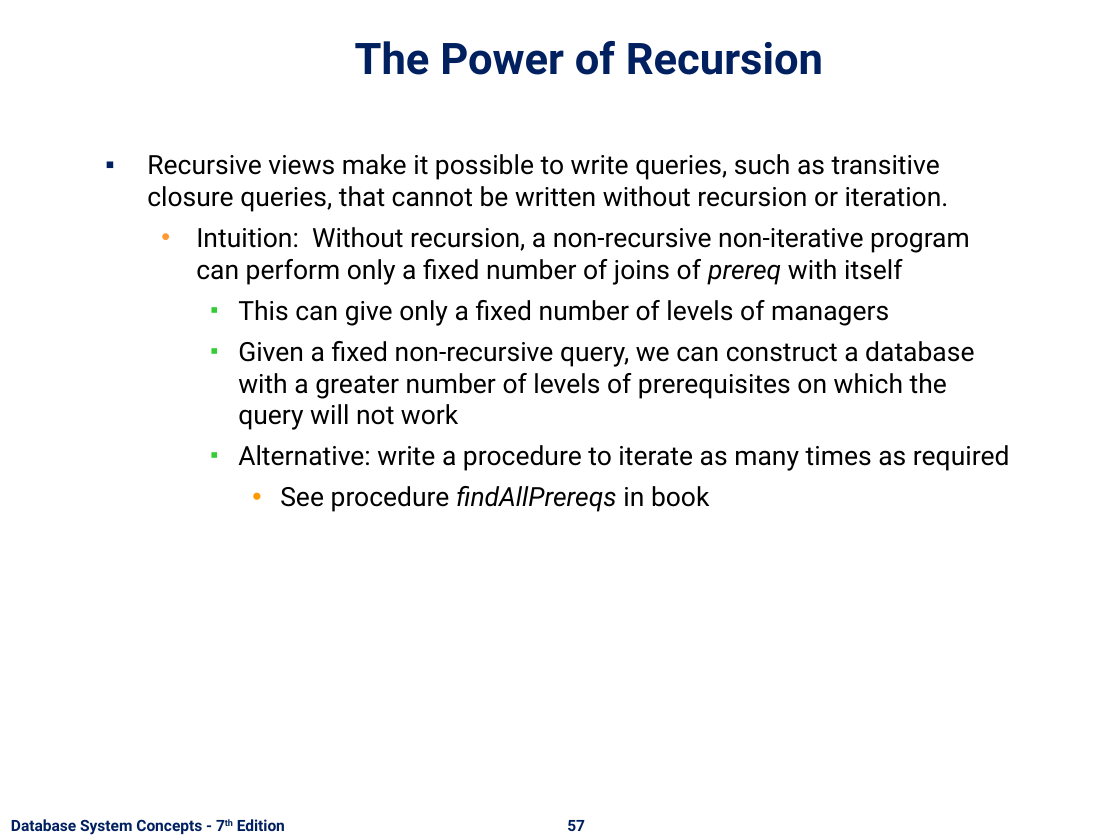
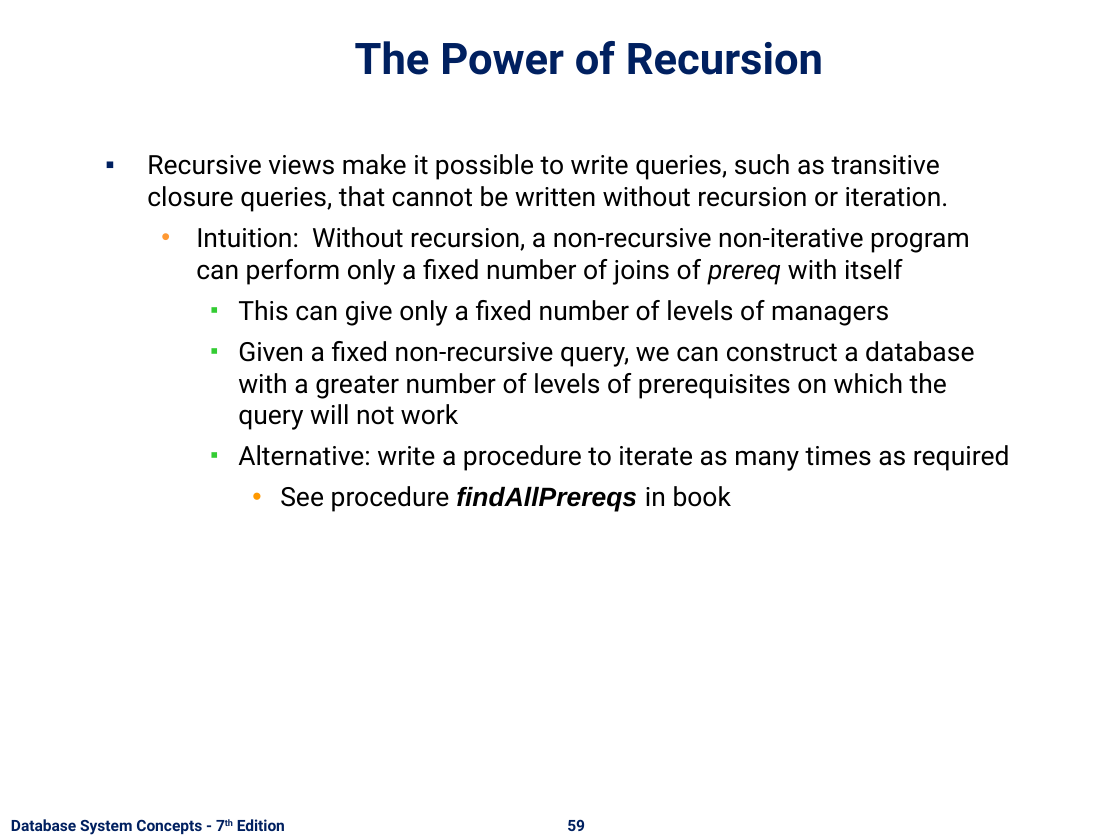
Before and after one commit to nashurgessa/DB-practices, a slide deck: slide 59 of Slides/L18-24 Advanced SQL.pptx (slide 57 before the commit). Drawn at 1120x840 pixels with LibreOffice and Linux fonts; fonts in the diff are those of the drawing; background and template pictures are left out. Boxes give left, top, right and bottom in pixels: in the first picture for what was removed or moved away, otherwise in the second. Text is boxed around its words. In the diff, an @@ line names an element or a change of style, - is before the commit and + after.

```diff
--- a/Slides/L18-24 Advanced SQL.pptx
+++ b/Slides/L18-24 Advanced SQL.pptx
@@ text at [280, 486, 731, 512]: font Roboto to Arial, bold on in "findAllPrereqs" @@
@@ page number at [567, 819, 585, 831]: text changed @@
-57
+59
```
Also in this commit, not shown: 12 other slides changed, 2 slides added, 3 other files.
